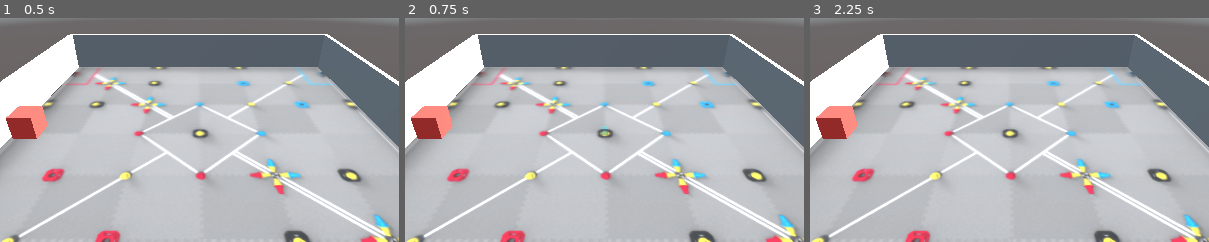
Above: before the commit, frames 1-3 (left to right).
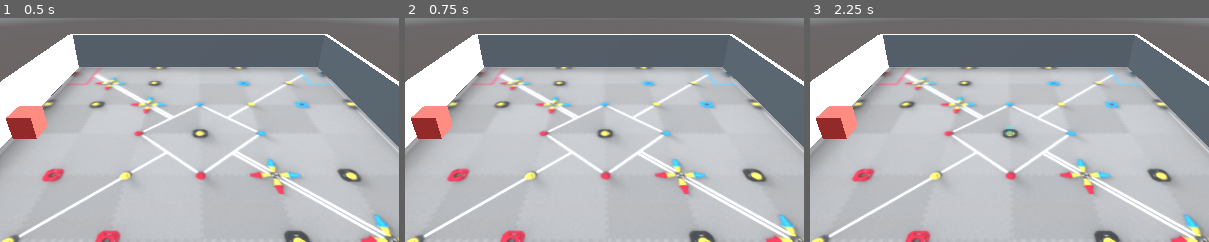
Above: after the commit, the same moments.

Repository: Aud4city-Pr0/AutoTrack---VEX-Auto-Planner
Game: Godot game, scene res://Scenes/VEXField.tscn
The game is run twice, just before and just after one commit, with the same random seed, the same clock (stepped at 60 frames per second) and the same inputs.
Inputs:
- Up to frame 1 (0.5 s): no input
- Up to frame 2 (0.75 s): click "Remove Points" at 0.5 s
- Up to frame 3 (2.25 s): click "Cam" at 1.25 s; click "Place Points" at 2 s
The pictures show only the part of the screen within x 25-75%, y 32-82%; the shares and areas given below are measured in that part.

Frame 1 is identical in both runs. In frame 2, less than 0.1% of the frame differs, in the area x 49-51%, y 48-53%; in frame 3, less than 0.1%.

Commit message:
updated UI

Diff:
--- a/Prefabs/ui.tscn
+++ b/Prefabs/ui.tscn
@@ -49,4 +49,3 @@
 text = "Remove Points"
 
 [connection signal="pressed" from="PointButton" to="." method="_on_point_button_pressed"]
-[connection signal="pressed" from="RemoveButton" to="." method="_on_point_button_pressed"]
